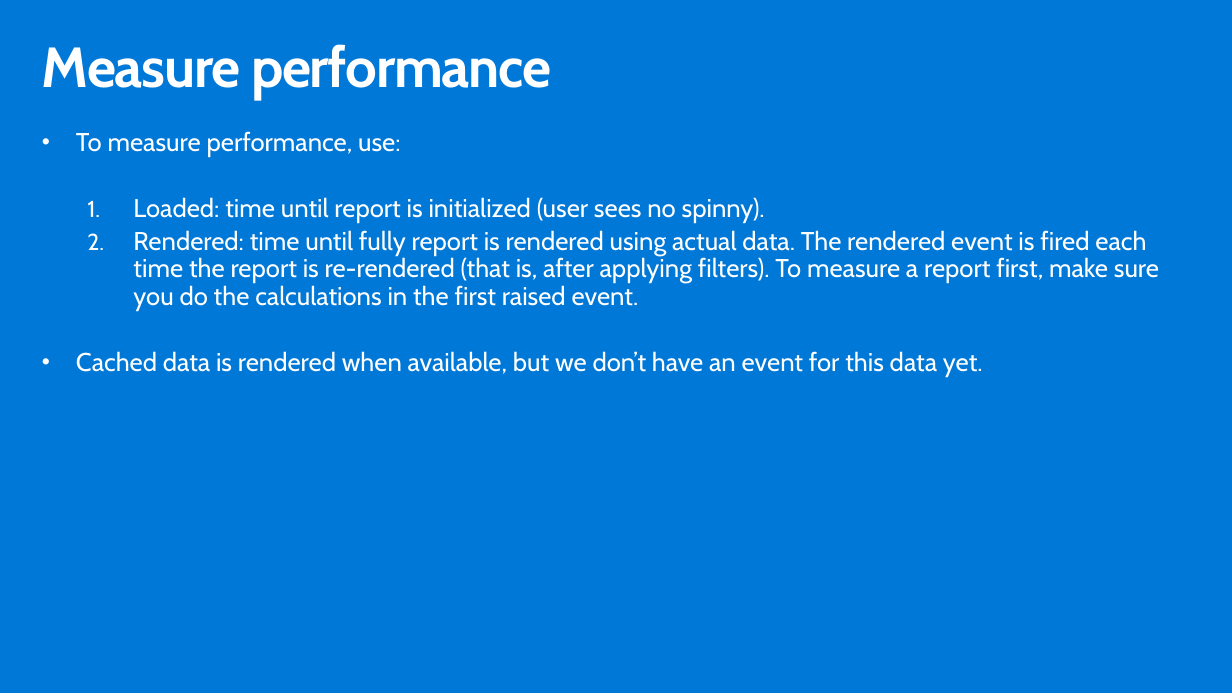
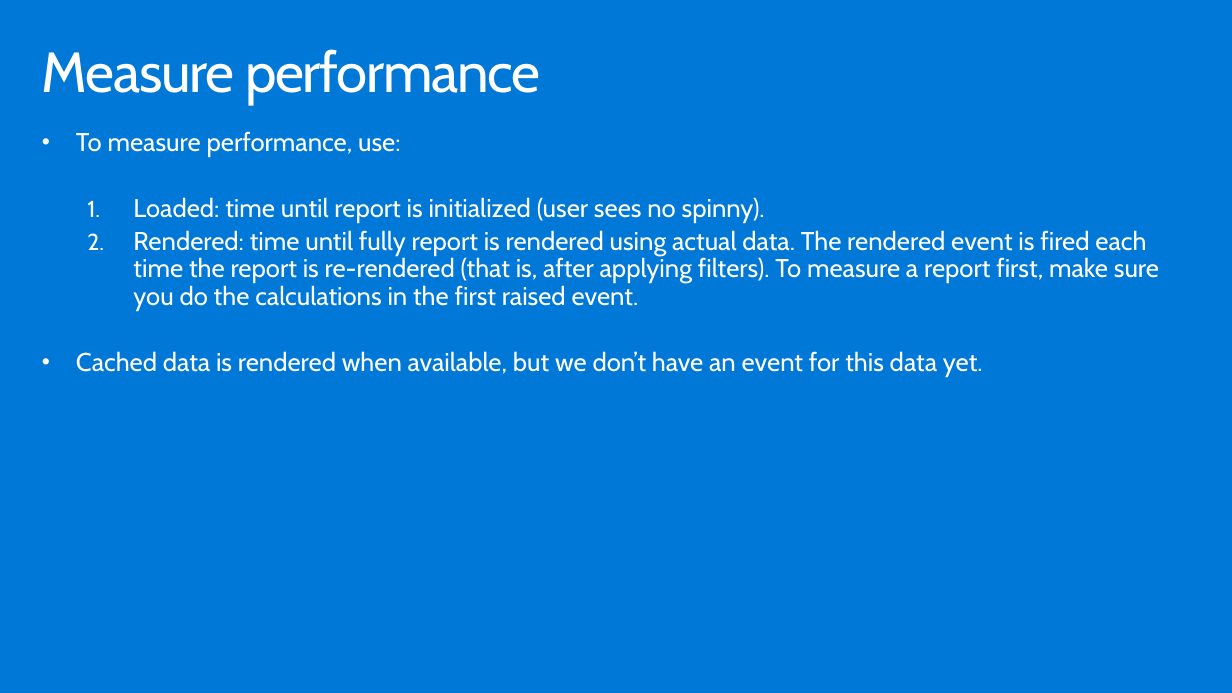
Before and after one commit to hnc198/AzurePowerBI, a slide deck: slide 7 of 4. Hands-on Modules/Embedding/_12. Performance Best Practices.pptx. Drawn at 1232x693 pixels with LibreOffice and Linux fonts; fonts in the diff are those of the drawing. Boxes give left, top, right and bottom in pixels: in the first picture for what was removed or moved away, otherwise in the second. Text is boxed around its words. In the diff, an @@ line names an element or a change of style, - is before the commit and + after.

```diff
--- a/4. Hands-on Modules/Embedding/_12. Performance Best Practices.pptx
+++ b/4. Hands-on Modules/Embedding/_12. Performance Best Practices.pptx
@@ title "Measure performance" at (42, 49, 541, 105): bold off; vertical alignment top to middle @@
```
Also in this commit, not shown: 4 other slides changed, 4 other files.
